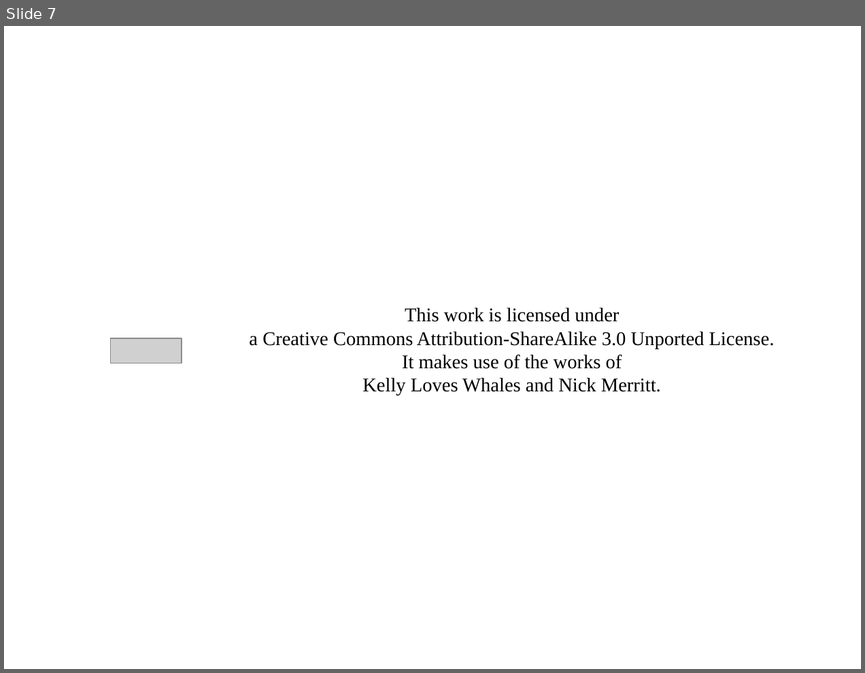
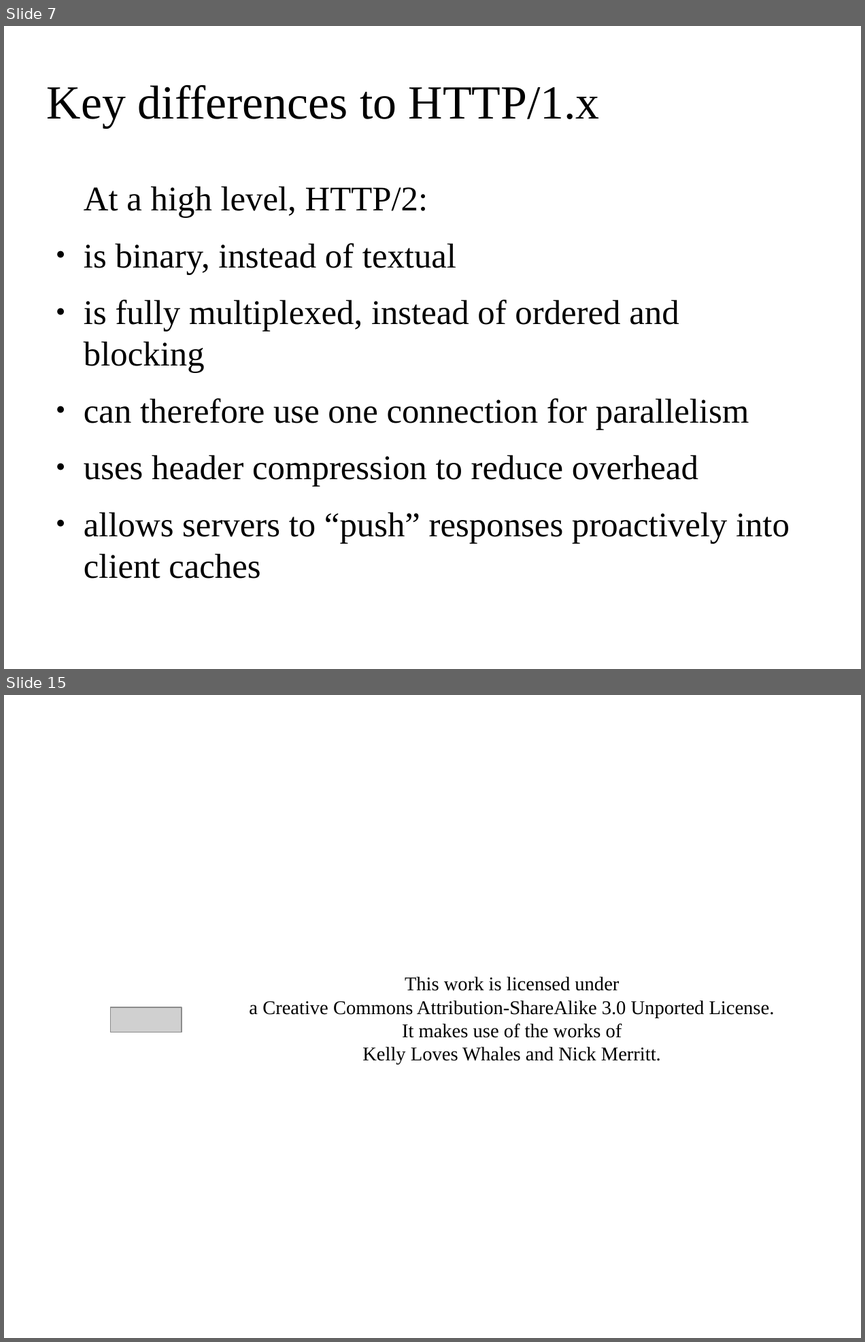
Before and after one commit to segoranov/web_technologies, a slide deck: http2_presentation/http2.odp. Shown one above the other, each under a label of ours: slide 7 before the commit, slides 7 and 15 after it; the slides between them are not shown. The pictures are 865x673 and 865x1342 pixels, drawn with LibreOffice and Linux fonts; fonts in the diff are those of the drawing; grey boxes stand for pictures; background and template pictures are left out. Boxes give left, top, right and bottom in pixels: in the first picture for what was removed or moved away, otherwise in the second. Text is boxed around its words. In the diff, an @@ line names an element or a change of style, - is before the commit and + after.

```diff
--- a/http2_presentation/http2.odp
+++ b/http2_presentation/http2.odp
@@ slide 7 added at (x1=4, y1=26, x2=861, y2=669), background picture (left out) @@
@@ title added at (x1=47, y1=85, x2=600, y2=128), 44 pt, text #000000 @@
+Key differences to HTTP/1.x
@@ text added at (x1=84, y1=186, x2=789, y2=543), 32 pt, text #000000 @@
+At a high level, HTTP/2:
+● is binary, instead of textual
+● is fully multiplexed, instead of ordered and blocking
+● can therefore use one connection for parallelism
+● uses header compression to reduce overhead
+● allows servers to “push” responses proactively into client caches
@@ what was slide 7 is now slide 15 @@
```
Also in this commit, not shown: 2 slides changed, 9 other slides added, 2 slides removed.
